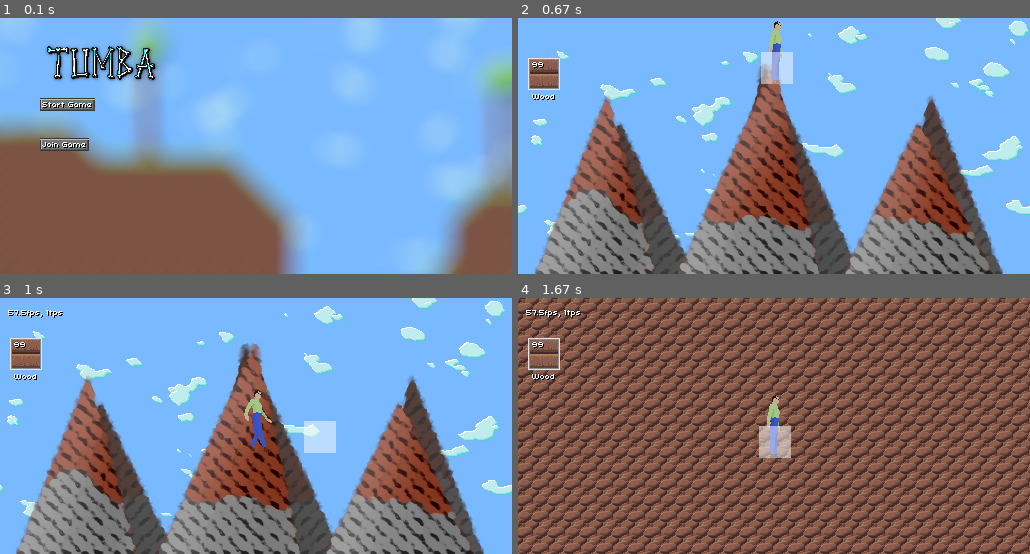
Above: before the commit, frames 1-4 (two rows, left to right).
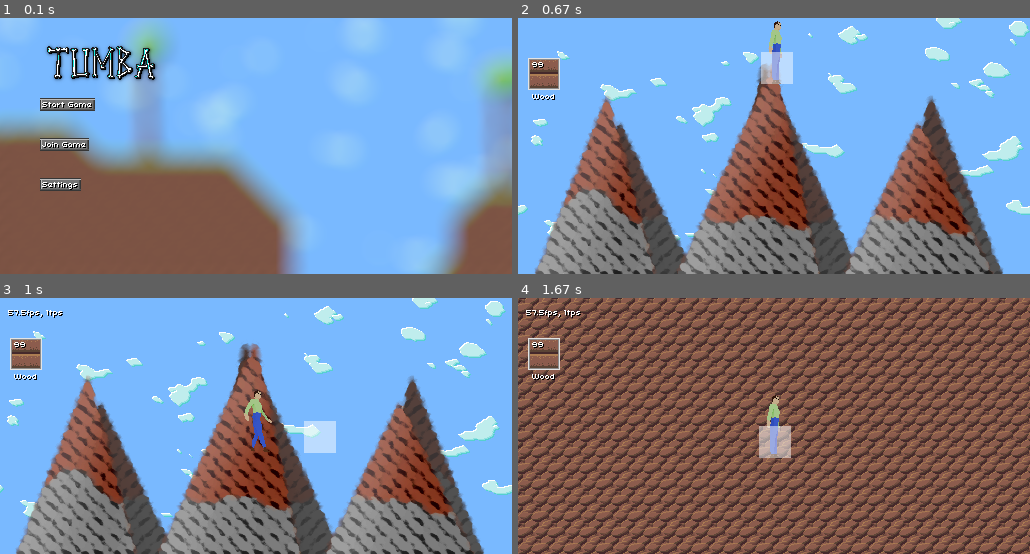
Above: after the commit, the same moments.

Repository: tumbagame/tumba
Game: pygame game, started from main.py
Two runs of this game, one before a commit and one after it. Both use one fixed random seed, a clock stepped at 60 frames per second and the inputs below.
Inputs (mouse positions are in pixels of both pictures, inside the frame that each line leads up to):
- Up to frame 1 (0.1 s): no input
- Up to frame 2 (0.67 s): click (584, 105) at 0.38 s
- Up to frame 3 (1 s): hold D from 0.67 s (still down); move the mouse to (419, 418) at 0.7 s
- Up to frame 4 (1.67 s): release D at 1.13 s; hold W 1.17-1.47 s; move the mouse to (651, 428) at 1.2 s; tap F at 1.23 s; right-click (615, 387) at 1.55 s

The runs differ from the first frame. In frame 1, 0.4% of the frame differs, in the area x 7-16%, y 62-68%; in frame 2, nothing differs; in frame 3, nothing differs; in frame 4, nothing differs.

Commit message:
Remove vector redundancy

Diff:
--- a/game.py
+++ b/game.py
@@ -71,8 +71,7 @@
             self.fps = self.fps_filter.process(1 / deltatime)
         self.cloud_pos -= deltatime * 15
         camera_target = self.player.position + Vector(16, 32)
-        self.camera.x += (camera_target.x - self.camera.x) * deltatime * 8
-        self.camera.y += (camera_target.y - self.camera.y) * deltatime * 8
+        self.camera += (camera_target - self.camera) * deltatime * 8
 
         self.move_player(keys, deltatime)
         self.selection_x = int(
--- a/main.py
+++ b/main.py
@@ -136,13 +136,13 @@
         ui.Image("assets/sprites/title.png", 20, 20),
         ui.Button("Start Game", 40, 80, lambda: start_server(renderer, game)),
         ui.Button("Join Game", 40, 120),
+        ui.Button("Settings", 40, 160, lambda: show_settings(renderer)),
     )
 
     menu_gui = ui.GUI(
         ui.Label("Menu", 40, 40),
         ui.Button("Resume", 40, 80, lambda: resume_game(renderer)),
-        ui.Button("Settings", 40, 120, lambda: show_settings(renderer)),
-        ui.Button("Quit", 40, 160, lambda: quit_game(renderer)),
+        ui.Button("Quit", 40, 120, lambda: quit_game(renderer)),
     )
 
     inventory_gui = create_inventory_gui(game, renderer)
